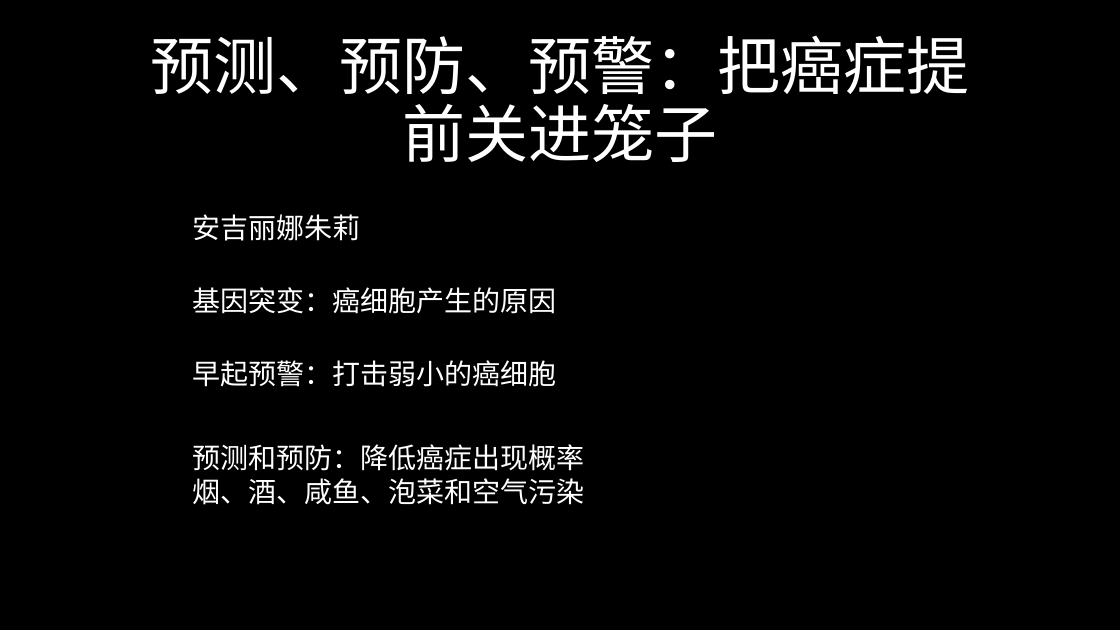
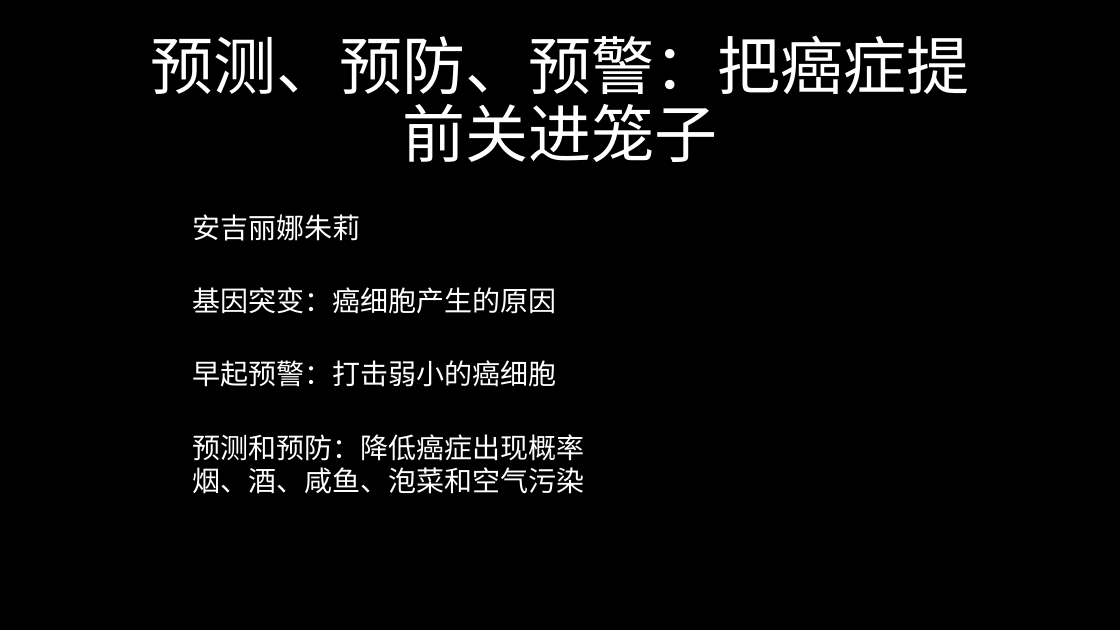
Before and after one commit to FredJiangFei/freetalk, a slide deck: slide 15 of 癌症/癌症.pptx (slide 14 before the commit). Drawn at 1120x630 pixels with LibreOffice and Linux fonts; fonts in the diff are those of the drawing. Boxes give left, top, right and bottom in pixels: in the first picture for what was removed or moved away, otherwise in the second. Text is boxed around its words. In the diff, an @@ line names an element or a change of style, - is before the commit and + after.

```diff
--- a/癌症/癌症.pptx
+++ b/癌症/癌症.pptx
@@ text "预测和预防：降低癌症出现概率": place and size @@
-text "预测和预防：降低癌症出现概率" at (192,444,584,505)
+text "预测和预防：降低癌症出现概率" at (192,434,584,494)
@@ text "预测和预防：降低癌症出现概率" at (192,434,584,494): font Calibri to Noto Sans CJK SC @@
```
Also in this commit, not shown: 14 other slides changed, 1 slide added.
